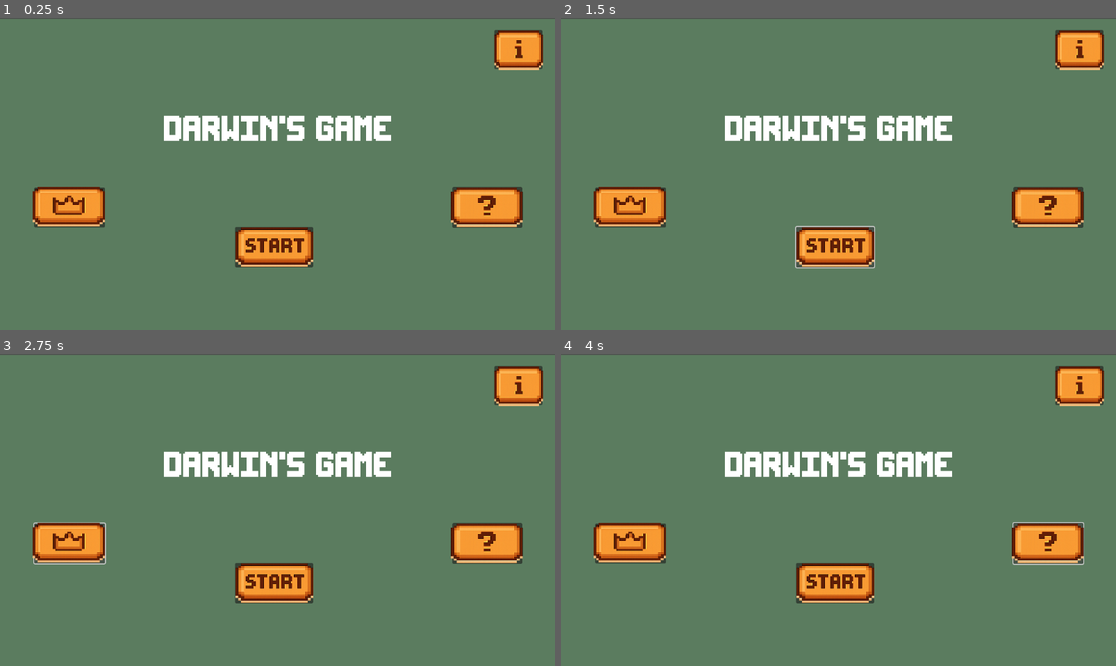
Above: before the commit, frames 1-4 (two rows, left to right).
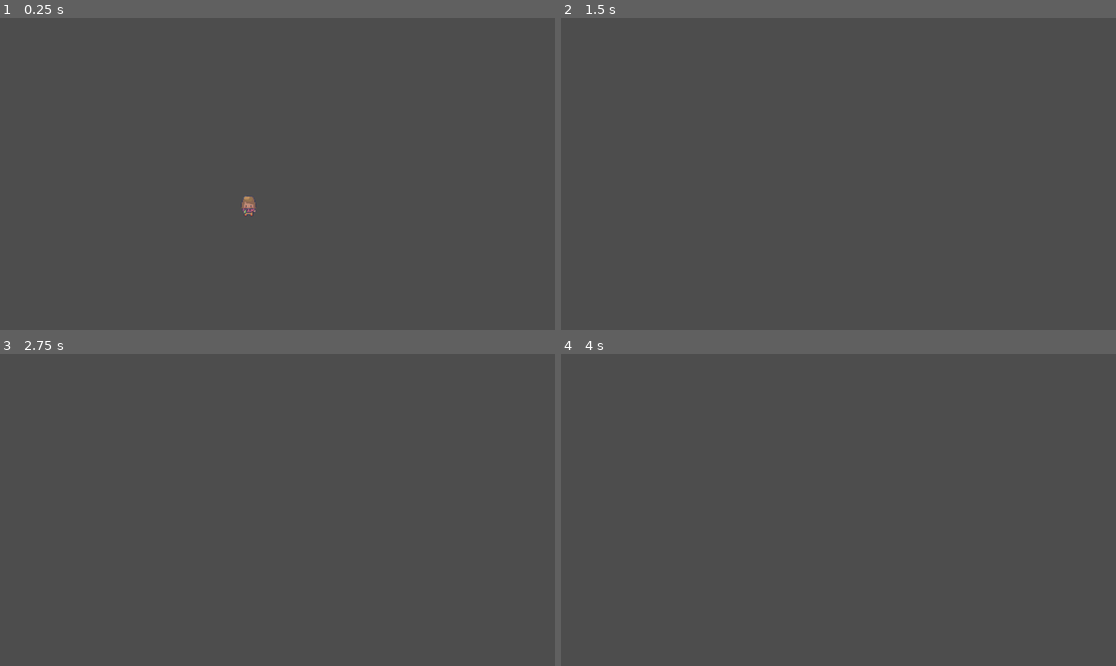
Above: after the commit, the same moments.

Repository: pr-th/D_Game
Game: Godot game, scene res://Scripts/game.tscn
Same seed, same stepped clock (60 frames per second), same inputs: the game is played once before the commit and once after it.
Inputs (mouse positions are in pixels of both pictures, inside the frame that each line leads up to):
- Up to frame 1 (0.25 s): no input
- Up to frame 2 (1.5 s): click (832, 245) at 0.52 s; click (832, 245) at 1.27 s
- Up to frame 3 (2.75 s): click (72, 544) at 2.02 s
- Up to frame 4 (4 s): click (1077, 385) at 2.77 s; click (1049, 544) at 3.52 s

The runs differ from the first frame. In frame 1, 100% of the frame differs, in the area x 0-100%, y 0-100%; in frame 2, 100%; in frame 3, 100%; in frame 4, 100%.

Commit message:
added teacher

Diff:
--- a/Scenes/amulya.tscn
+++ b/Scenes/amulya.tscn
@@ -81,11 +81,10 @@
 script = ExtResource("1_lnovq")
 
 [node name="CollisionShape2D" type="CollisionShape2D" parent="."]
-position = Vector2(0, 5)
+position = Vector2(35, 9)
 shape = SubResource("CircleShape2D_kvrac")
 
 [node name="AnimatedSprite2D" type="AnimatedSprite2D" parent="."]
 sprite_frames = SubResource("SpriteFrames_7x53n")
 animation = &"Idle"
 autoplay = "Idle"
-frame_progress = 0.624929
--- /dev/null
+++ b/Scenes/teacher.tscn
@@ -0,0 +1,8 @@
+[gd_scene load_steps=2 format=3 uid="uid://i5o0dx164itp"]
+
+[sub_resource type="SpriteFrames" id="SpriteFrames_xwdpm"]
+
+[node name="Teacher" type="CharacterBody2D"]
+
+[node name="AnimatedSprite2D" type="AnimatedSprite2D" parent="."]
+sprite_frames = SubResource("SpriteFrames_xwdpm")
--- a/Scripts/amulya.gd
+++ b/Scripts/amulya.gd
@@ -23,3 +23,4 @@
 		velocity.x = move_toward(velocity.x, 0, SPEED)
 
 	move_and_slide()
+	move_local_x(-2)
--- a/Scripts/game.tscn
+++ b/Scripts/game.tscn
@@ -1,10 +1,12 @@
 [gd_scene load_steps=2 format=3 uid="uid://l1y08p7lcq0t"]
 
-[ext_resource type="PackedScene" uid="uid://cqv4sbsaj5pld" path="res://Scenes/main_menu.tscn" id="1_jl71k"]
+[ext_resource type="PackedScene" uid="uid://cngibk5gbb0a3" path="res://Scenes/amulya.tscn" id="1_jl71k"]
 
 [node name="Game" type="Node2D"]
 
+[node name="Amulya" parent="." instance=ExtResource("1_jl71k")]
+position = Vector2(61, 26)
+
 [node name="Camera2D" type="Camera2D" parent="."]
-
-[node name="MainMenu" parent="." instance=ExtResource("1_jl71k")]
-position = Vector2(-576, -322)
+position = Vector2(61, 26)
+zoom = Vector2(2, 2)
--- /dev/null
+++ b/teacher.tscn
@@ -0,0 +1,62 @@
+[gd_scene load_steps=10 format=3 uid="uid://tl3hqre8fx8w"]
+
+[ext_resource type="PackedScene" uid="uid://i5o0dx164itp" path="res://Scenes/teacher.tscn" id="1_00oqr"]
+[ext_resource type="Texture2D" uid="uid://cgndjpdvtwgo3" path="res://Assets/Idle.png" id="2_l1w2m"]
+
+[sub_resource type="AtlasTexture" id="AtlasTexture_7tdbj"]
+atlas = ExtResource("2_l1w2m")
+region = Rect2(0, 0, 128, 128)
+
+[sub_resource type="AtlasTexture" id="AtlasTexture_x3ne6"]
+atlas = ExtResource("2_l1w2m")
+region = Rect2(128, 0, 128, 128)
+
+[sub_resource type="AtlasTexture" id="AtlasTexture_6radr"]
+atlas = ExtResource("2_l1w2m")
+region = Rect2(256, 0, 128, 128)
+
+[sub_resource type="AtlasTexture" id="AtlasTexture_atxf7"]
+atlas = ExtResource("2_l1w2m")
+region = Rect2(384, 0, 128, 128)
+
+[sub_resource type="AtlasTexture" id="AtlasTexture_ckx4r"]
+atlas = ExtResource("2_l1w2m")
+region = Rect2(512, 0, 128, 128)
+
+[sub_resource type="AtlasTexture" id="AtlasTexture_i4bta"]
+atlas = ExtResource("2_l1w2m")
+region = Rect2(640, 0, 128, 128)
+
+[sub_resource type="SpriteFrames" id="SpriteFrames_76n70"]
+animations = [{
+"frames": [{
+"duration": 1.0,
+"texture": SubResource("AtlasTexture_7tdbj")
+}, {
+"duration": 1.0,
+"texture": SubResource("AtlasTexture_x3ne6")
+}, {
+"duration": 1.0,
+"texture": SubResource("AtlasTexture_6radr")
+}, {
+"duration": 1.0,
+"texture": SubResource("AtlasTexture_atxf7")
+}, {
+"duration": 1.0,
+"texture": SubResource("AtlasTexture_ckx4r")
+}, {
+"duration": 1.0,
+"texture": SubResource("AtlasTexture_i4bta")
+}],
+"loop": true,
+"name": &"default",
+"speed": 9.0
+}]
+
+[node name="Node2D" type="Node2D"]
+
+[node name="Teacher" parent="." instance=ExtResource("1_00oqr")]
+
+[node name="Sprite2D" type="AnimatedSprite2D" parent="Teacher"]
+sprite_frames = SubResource("SpriteFrames_76n70")
+frame_progress = 0.955547
Binary file added: Assets/Idle.png
Not shown, added: Assets/Idle.png.import
Not shown: 1 places in texttest.tscn that only renumber resources
